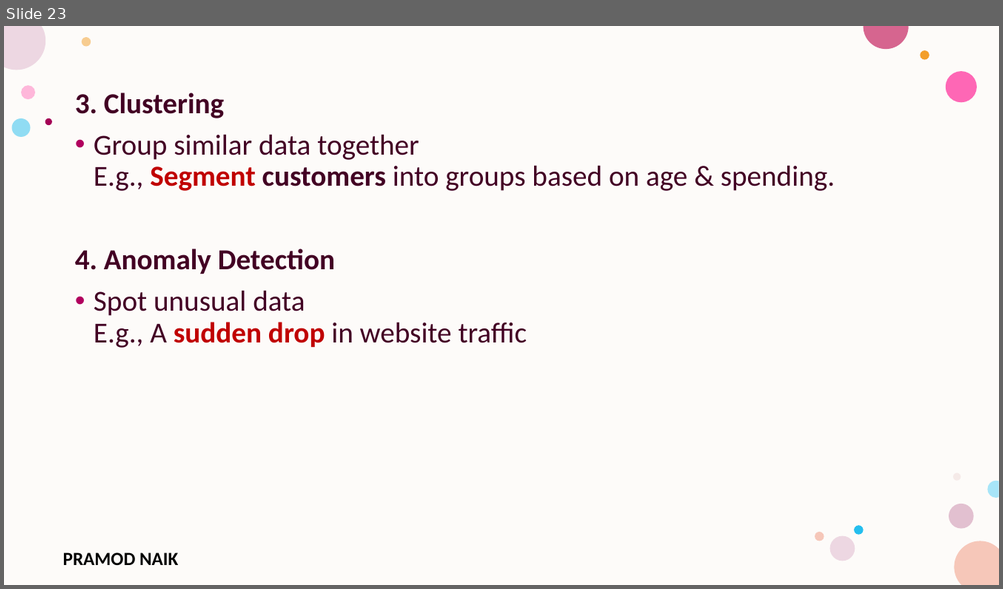
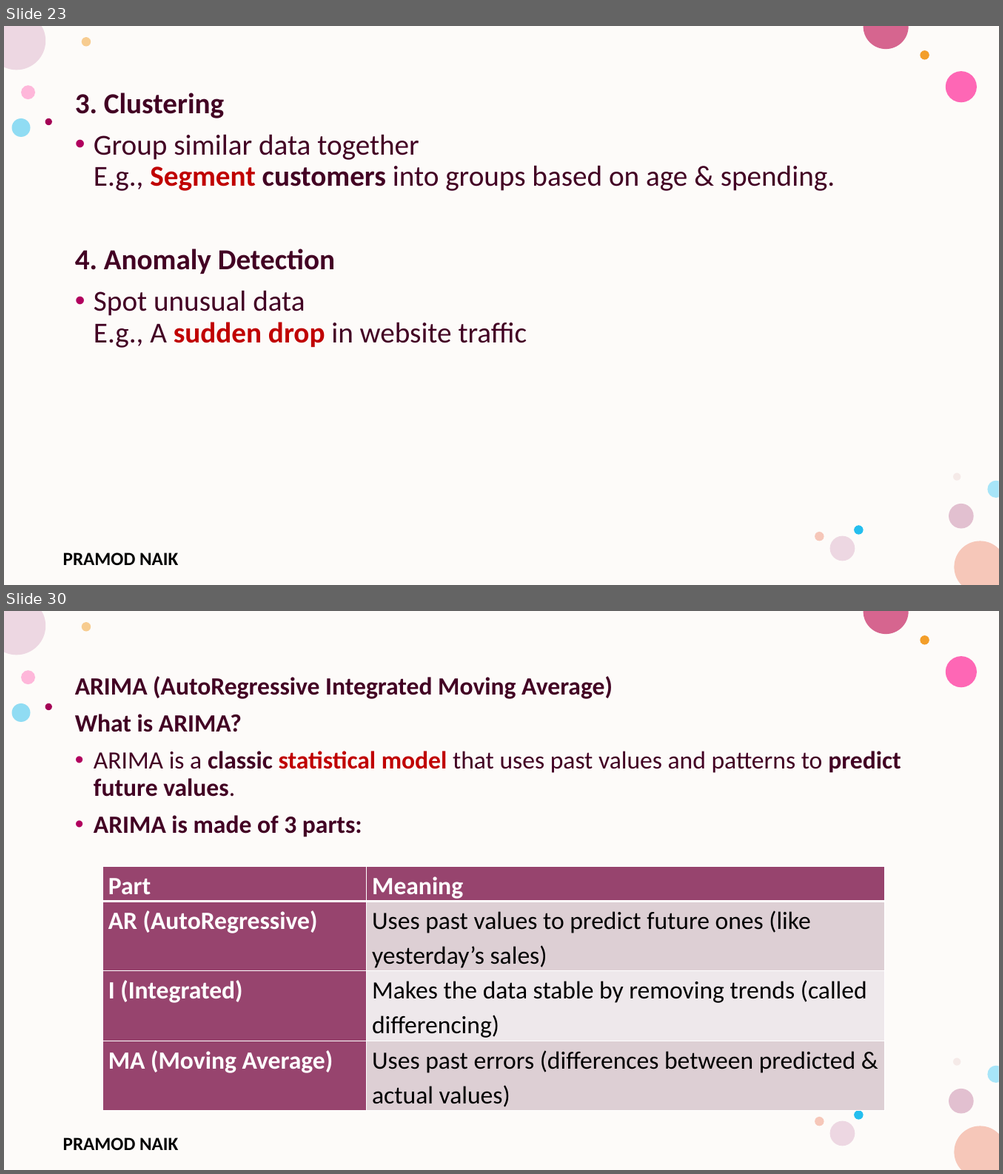
Before and after one commit to PRAMODNAIK-DEV/MCA-2nd-Sem-ML-Data-Analytics-Shridevi-College, a slide deck: Theory Class-Notes/Unit-5 Data Analytics and Real-World Applications.pptx. Shown one above the other, each under a label of ours: slide 23 before the commit, slides 23 and 30 after it; the slides between them are not shown. The pictures are 1003x589 and 1003x1174 pixels, drawn with LibreOffice and Linux fonts; fonts in the diff are those of the drawing; background and template pictures are left out. Boxes give left, top, right and bottom in pixels: in the first picture for what was removed or moved away, otherwise in the second. Text is boxed around its words. In the diff, an @@ line names an element or a change of style, - is before the commit and + after.

```diff
--- a/Theory Class-Notes/Unit-5 Data Analytics and Real-World Applications.pptx
+++ b/Theory Class-Notes/Unit-5 Data Analytics and Real-World Applications.pptx
@@ slide 30 added at [4,611,999,1170], background #FFFFFF; not listed: 17 template elements that a slide beside it also shows @@
@@ text added at [75,676,900,837], 24 pt, text #420023, bold @@
+ARIMA (AutoRegressive Integrated Moving Average)
+What is ARIMA?
+• ARIMA is a classic statistical model that uses past values and patterns to predict future values.
+• ARIMA is made of 3 parts:
@@ table added at [102,867,885,1111], 4 rows, 2 columns @@
+Part | Meaning
+AR (AutoRegressive) | Uses past values to predict future ones (like yesterday’s sales)
+I (Integrated) | Makes the data stable by removing trends (called differencing)
+MA (Moving Average) | Uses past errors (differences between predicted & actual values)
```
Also in this commit, not shown: 3 slides changed, 22 other slides added, 6 slides removed, 1 other file.
